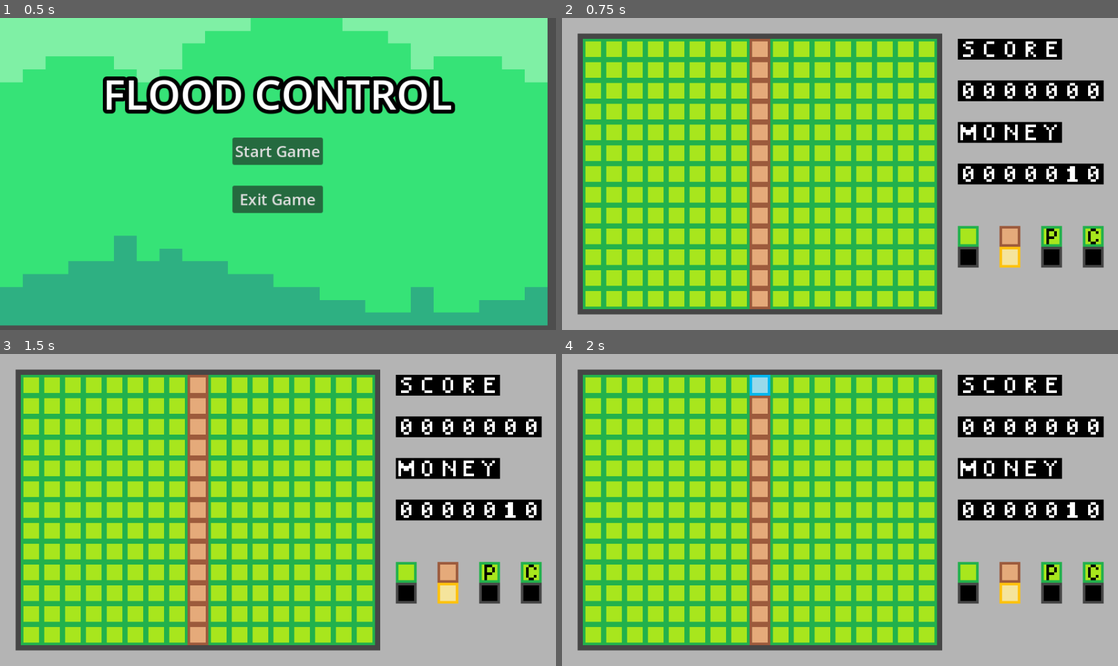
Above: before the commit, frames 1-4 (two rows, left to right).
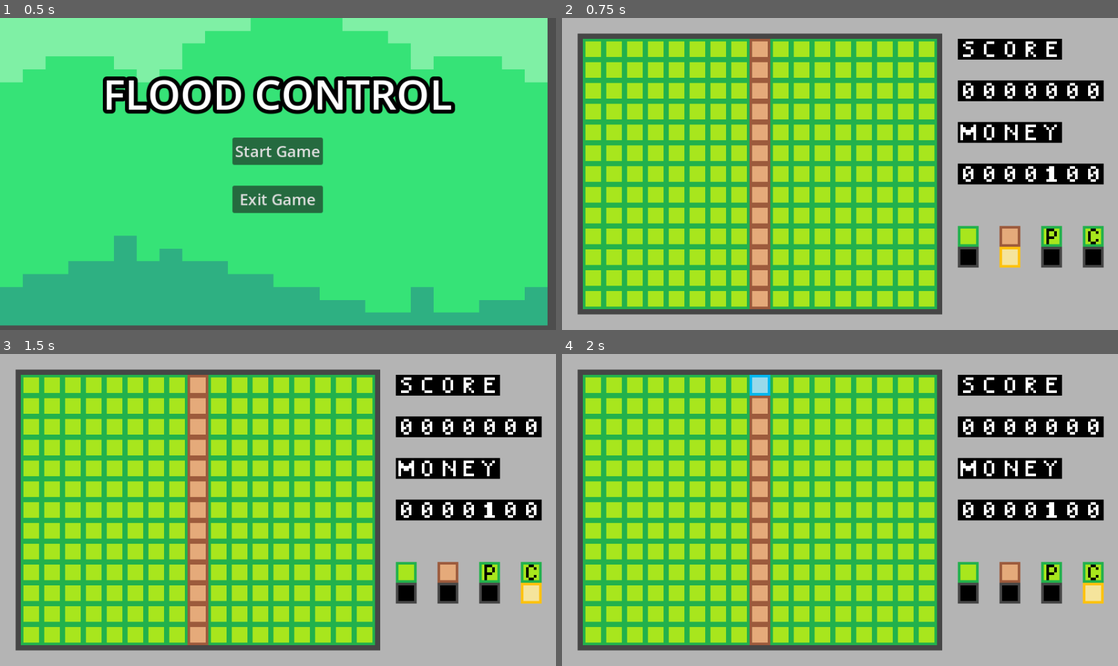
Above: after the commit, the same moments.

Repository: sho16ogura/cs292team5
Game: Godot game, scene res://main menu/main menu/main_menu.tscn
The game is run twice, just before and just after one commit, with the same random seed, the same clock (stepped at 60 frames per second) and the same inputs.
Inputs (mouse positions are in pixels of both pictures, inside the frame that each line leads up to):
- Up to frame 1 (0.5 s): no input
- Up to frame 2 (0.75 s): click "Start Game" at 0.5 s
- Up to frame 3 (1.5 s): tap Enter at 1.25 s; move the mouse to (400, 494) at 1.27 s; tap L (toggle_cistern) at 1.35 s
- Up to frame 4 (2 s): no input

Frame 1 is identical in both runs. In frame 2, 0.1% of the frame differs, in the area x 87-93%, y 48-53%; in frame 3, 0.7%, in the area x 78-98%, y 48-81%; in frame 4, 0.7%.

Commit message:
lower starting money + temp cistern lmap

Diff:
--- a/team5project/mainGame.gd
+++ b/team5project/mainGame.gd
@@ -33,7 +33,7 @@
 Vector2i(-1,1),Vector2i(-1,0),Vector2i(-1,-1),Vector2i(0,-1),Vector2i(1,-1)]
 
 #start with 10 money
-var balance = 100000000
+var balance = 100
 
 # Called when the node enters the scene tree for the first time.
 func _ready():
@@ -75,6 +75,9 @@
 	elif Input.is_action_just_pressed("toggle_cistern"):
 		mode_state = MODES.CISTERN
 		print("cistern mode")
+		set_tile_type(light_on_location, TILE.LIGHT_OFF)
+		set_tile_type(Vector2i(24, 10), TILE.LIGHT_ON)
+		light_on_location = Vector2i(24, 10)
 
 
 	#can add action by Project -> Project Settings -> Input Map -> Add new Action
--- a/team5project/mainGame.tscn
+++ b/team5project/mainGame.tscn
@@ -66,7 +66,7 @@
 tile_set = SubResource("TileSet_rki04")
 format = 2
 layer_0/name = "ground"
-layer_0/tile_data = PackedInt32Array(0, 0, 0, 65536, 0, 0, 1 …(5522 unchanged characters)… , 196608, 1, 458774, 196608, 1, 393238, 0, 4, 393239, 65536, 4, 327703, 196608, 1, 262167, 196608,  …(718 unchanged characters)…
+layer_0/tile_data = PackedInt32Array(0, 0, 0, 65536, 0, 0, 1 …(5522 unchanged characters)… , 196608, 1, 458774, 196608, 1, 393238, 65536, 4, 393239, 0, 4, 327703, 196608, 1, 262167, 196608,  …(718 unchanged characters)…
 layer_1/name = "top"
 layer_1/tile_data = PackedInt32Array()
 
